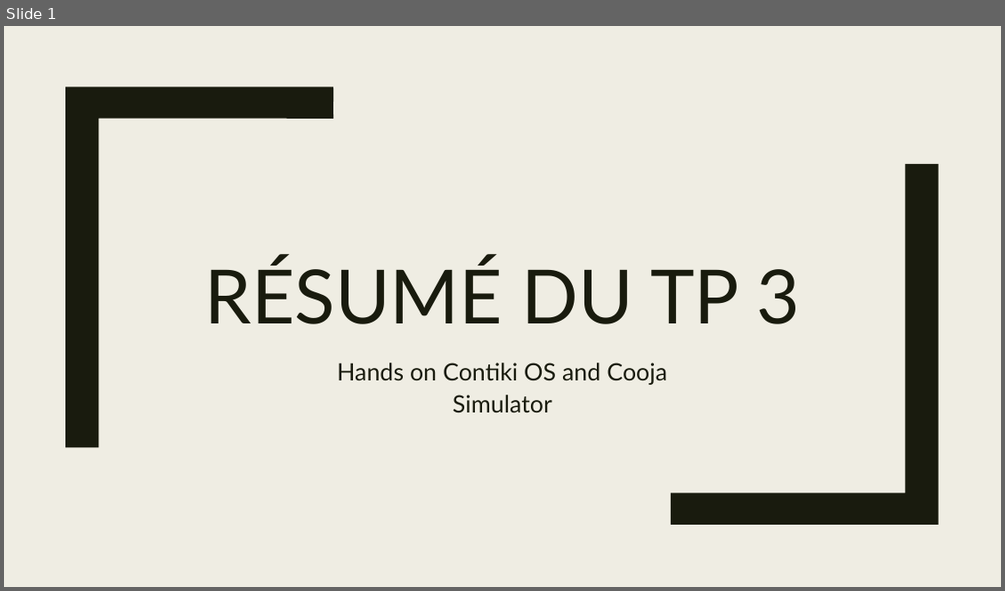
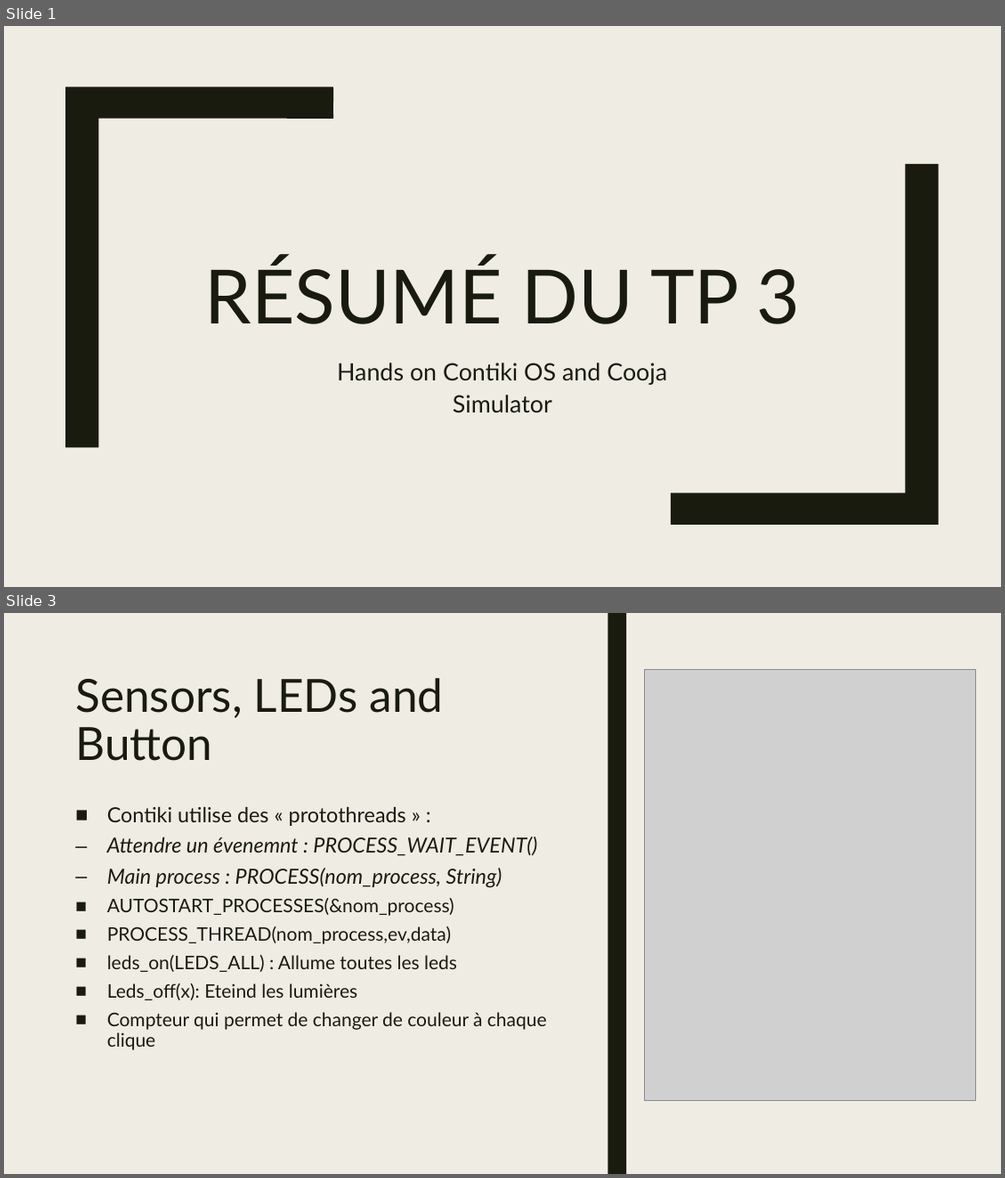
Before and after one commit to Hugo-SEQUIER/ProjetS3, a slide deck: ressources/nos_resumes/resume_tp_3.pptx. Shown one above the other, each under a label of ours: slide 1 before the commit, slides 1 and 3 after it; the slides between them are not shown. The pictures are 1005x591 and 1005x1178 pixels, drawn with LibreOffice and Linux fonts; fonts in the diff are those of the drawing; grey boxes stand for pictures. Boxes give left, top, right and bottom in pixels: in the first picture for what was removed or moved away, otherwise in the second. Text is boxed around its words. In the diff, an @@ line names an element or a change of style, - is before the commit and + after.

```diff
--- a/ressources/nos_resumes/resume_tp_3.pptx
+++ b/ressources/nos_resumes/resume_tp_3.pptx
@@ slide 3 added at <box>4,613,1001,1174</box>, background #EFEDE3 @@
@@ rectangle added at <box>4,613,437,1174</box>, fill #8C8D86 @@
@@ rectangle added at <box>4,613,1001,1174</box>, fill #EFEDE3 @@
@@ rectangle added at <box>43,613,62,1174</box>, fill #191B0E @@
@@ rectangle added at <box>437,613,456,1174</box>, fill #191B0E @@
@@ rectangle added at <box>607,613,626,1174</box>, fill #191B0E @@
@@ title added at <box>75,678,444,761</box>, 44 pt, text #191B0E @@
+Sensors, LEDs and Button
@@ picture added at <box>645,669,975,1101</box> @@
@@ text added at <box>107,806,547,1050</box>, 18 pt, text #191B0E @@
+■ Contiki utilise des « protothreads » :
+  – Attendre un évenemnt : PROCESS_WAIT_EVENT()
+  – Main process : PROCESS(nom_process, String)
+    ■ AUTOSTART_PROCESSES(&nom_process)
+    ■ PROCESS_THREAD(nom_process,ev,data)
+    ■ leds_on(LEDS_ALL) : Allume toutes les leds
+    ■ Leds_off(x): Eteind les lumières
+    ■ Compteur qui permet de changer de couleur à chaque clique
```
Also in this commit, not shown: 1 other slide added, 1 slide removed.
